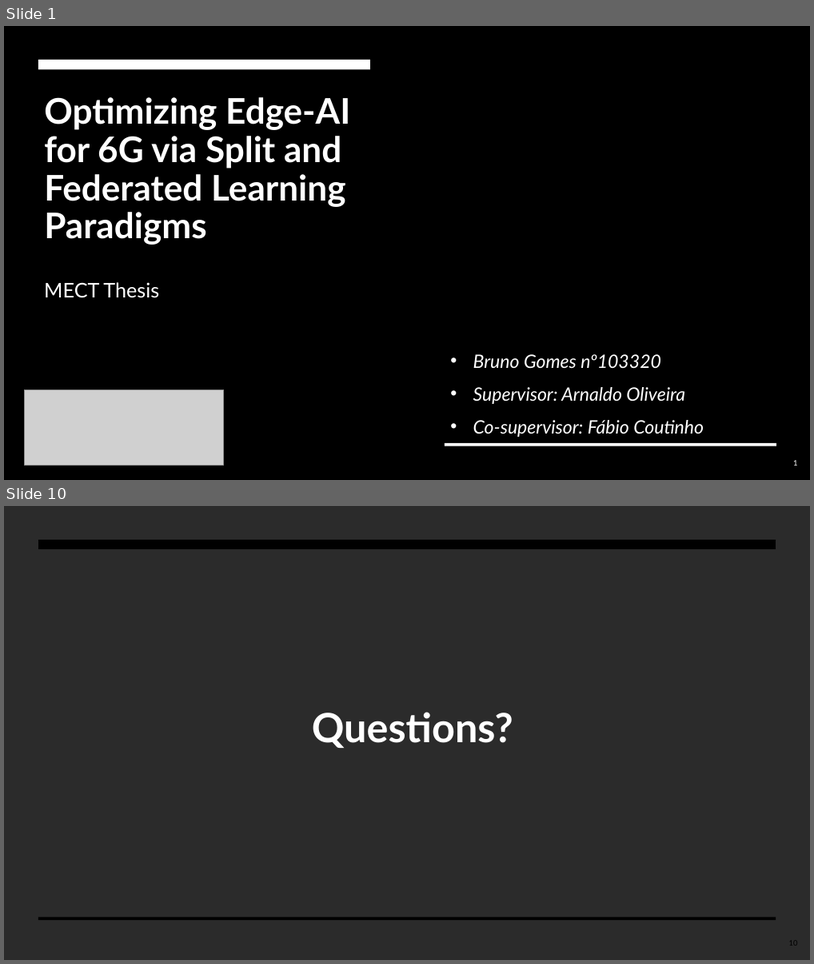
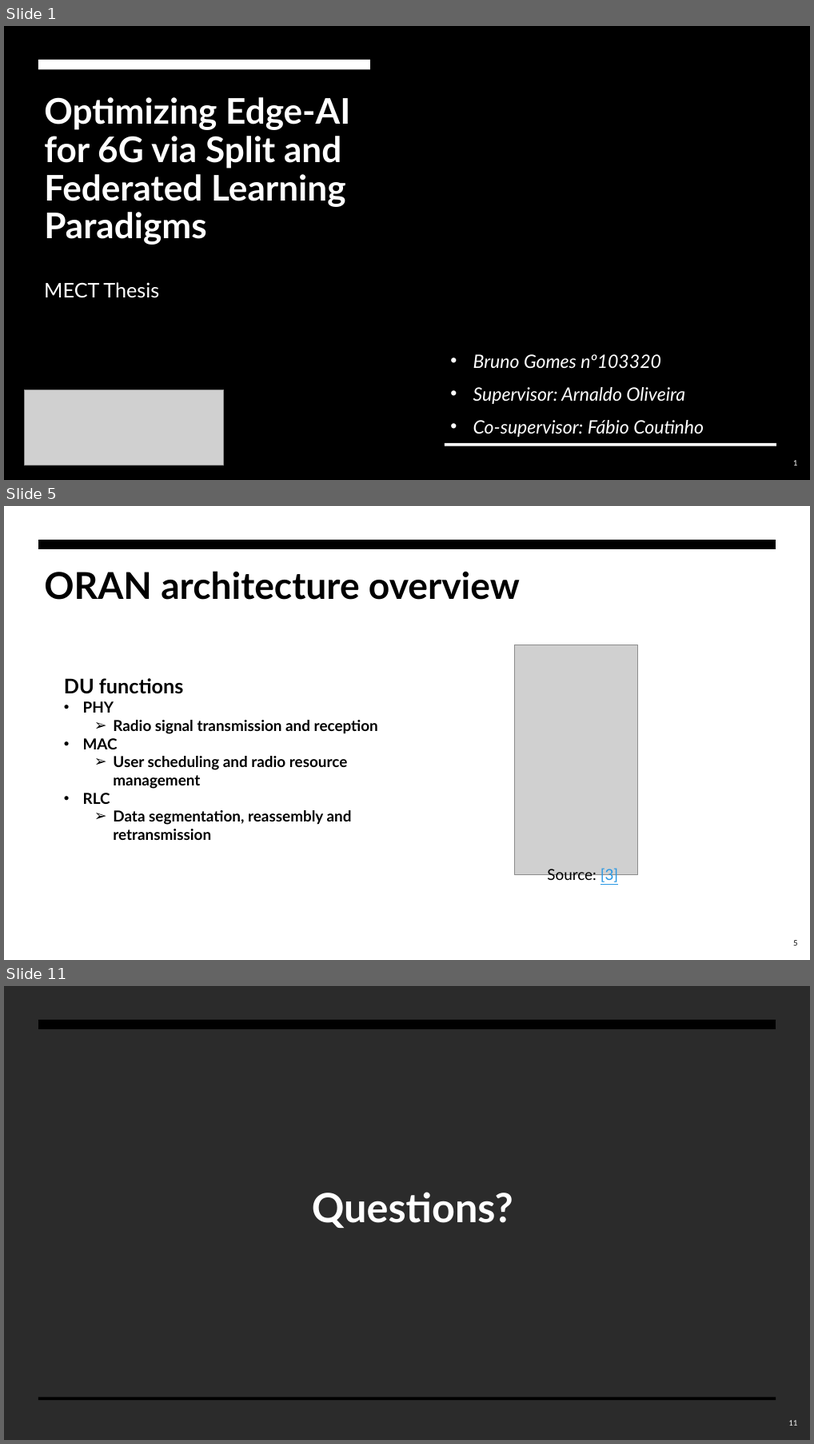
Before and after one commit to BrunoGomes22/MECT-Thesis, a slide deck: Presentations/apresentacao_tese_10min.pptx. Shown one above the other, each under a label of ours: slides 1 and 10 before the commit, slides 1, 5 and 11 after it; the slides between them are not shown. The pictures are 814x964 and 814x1444 pixels, drawn with LibreOffice and Linux fonts; fonts in the diff are those of the drawing; grey boxes stand for pictures; background and template pictures are left out; a plain dark background stands for a picture behind light text. Boxes give left, top, right and bottom in pixels: in the first picture for what was removed or moved away, otherwise in the second. Text is boxed around its words. In the diff, an @@ line names an element or a change of style, - is before the commit and + after.

```diff
--- a/Presentations/apresentacao_tese_10min.pptx
+++ b/Presentations/apresentacao_tese_10min.pptx
@@ slide 5 added at [4,506,810,960], background #FFFFFF; not listed: 1 template element that a slide beside it also shows @@
@@ title added at [44,571,520,600], 44 pt, text #000000, bold @@
+ORAN architecture overview
@@ picture added at [514,644,638,875] @@
@@ text added at [64,678,378,840], 18 pt, text #000000, bold @@
+DU functions
+• PHY
+  ➢ Radio signal transmission and reception
+• MAC
+  ➢ User scheduling and radio resource management
+• RLC
+  ➢ Data segmentation, reassembly and retransmission
@@ text added at [547,868,619,884], 18 pt, text #000000 @@
+Source: [3]
@@ page number added at [794,940,798,945], 9 pt, text #000000 @@
+5
@@ what was slide 10 is now slide 11 @@
@@ page number at [790,1420,798,1425]: text changed; text colour #000000 to #F7F7F7 @@
-10
+11
```
Also in this commit, not shown: 4 slides changed, 6 other slides added, 4 slides removed.
